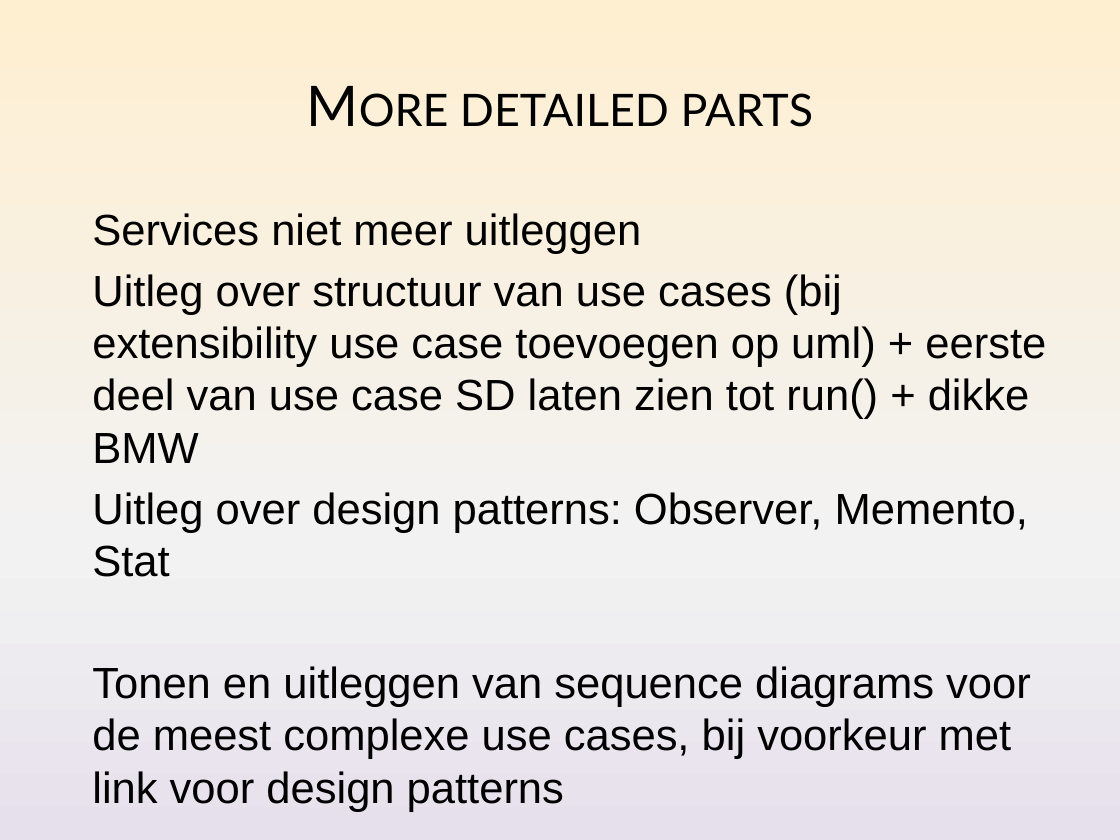
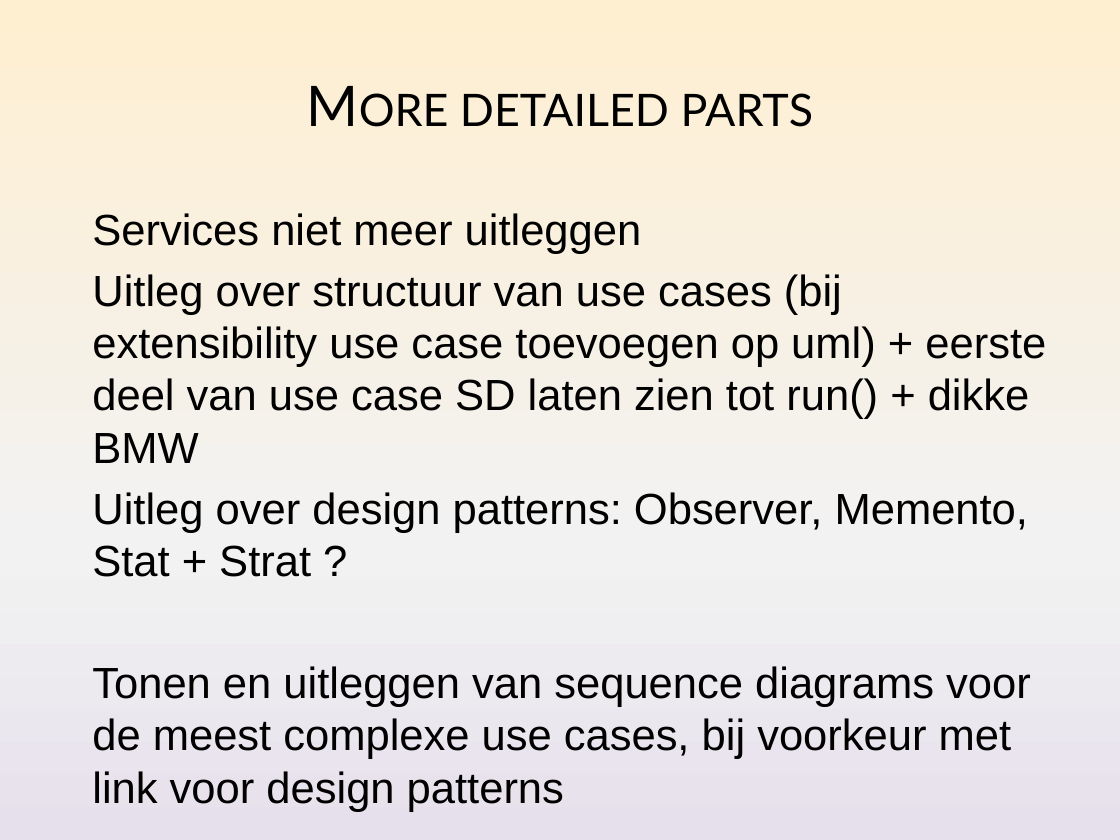
Before and after one commit to Nickelium/Software-Development, a slide deck: slide 3 of Presentaties/Iteratie 2/SWOP Presentatie 2 Inhoud.pptx. Drawn at 1120x840 pixels with LibreOffice and Linux fonts; fonts in the diff are those of the drawing. Boxes give left, top, right and bottom in pixels: in the first picture for what was removed or moved away, otherwise in the second. Text is boxed around its words. In the diff, an @@ line names an element or a change of style, - is before the commit and + after.

Commit message:
PPTX update with mailbox/memento/coverage

```diff
--- a/Presentaties/Iteratie 2/SWOP Presentatie 2 Inhoud.pptx
+++ b/Presentaties/Iteratie 2/SWOP Presentatie 2 Inhoud.pptx
@@ text at [92,492,1028,577]: text changed @@
-Uitleg over design patterns: Observer, Memento, Stat
+Uitleg over design patterns: Observer, Memento, Stat + Strat ?
```
Also in this commit, not shown: 2 other slides changed, 2 slides added, 2 slides removed, 4 other files.
